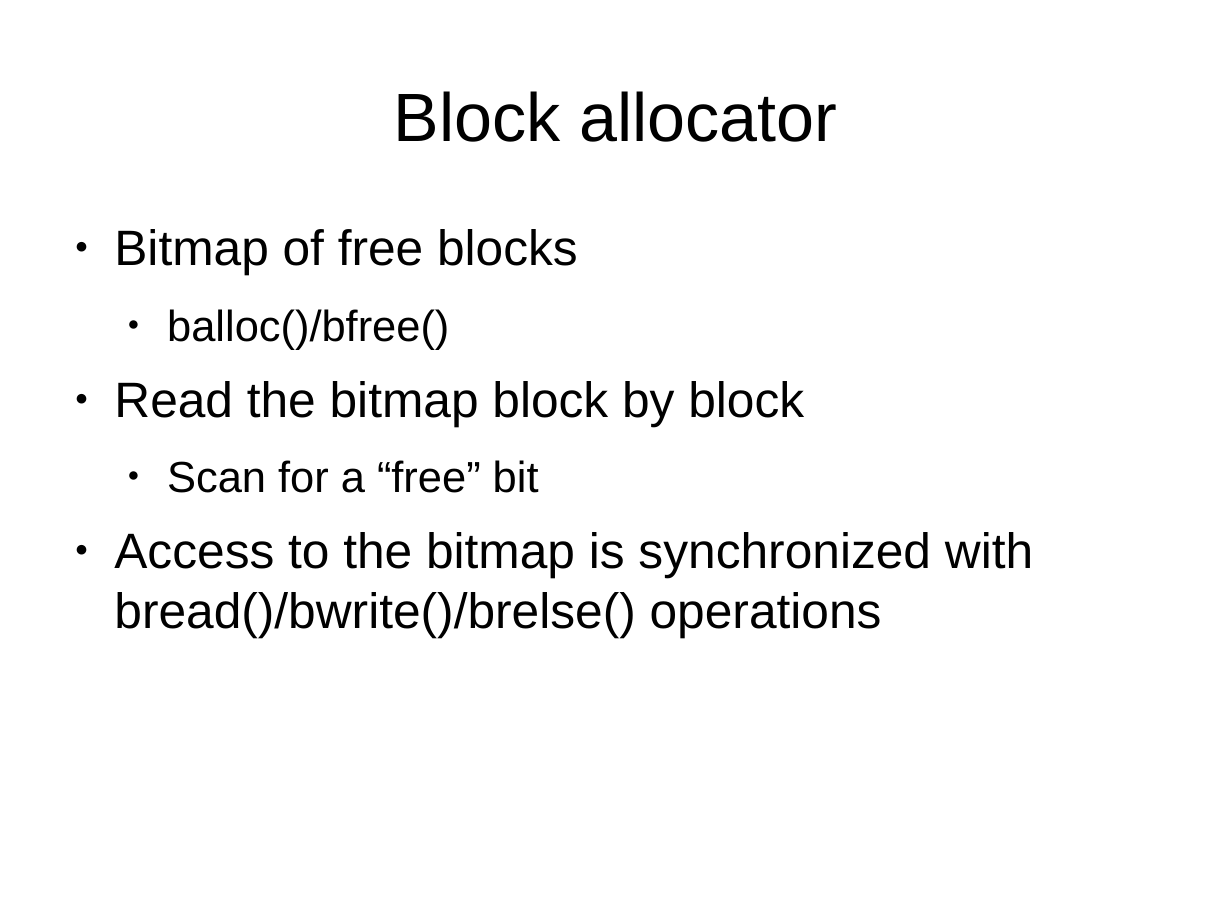
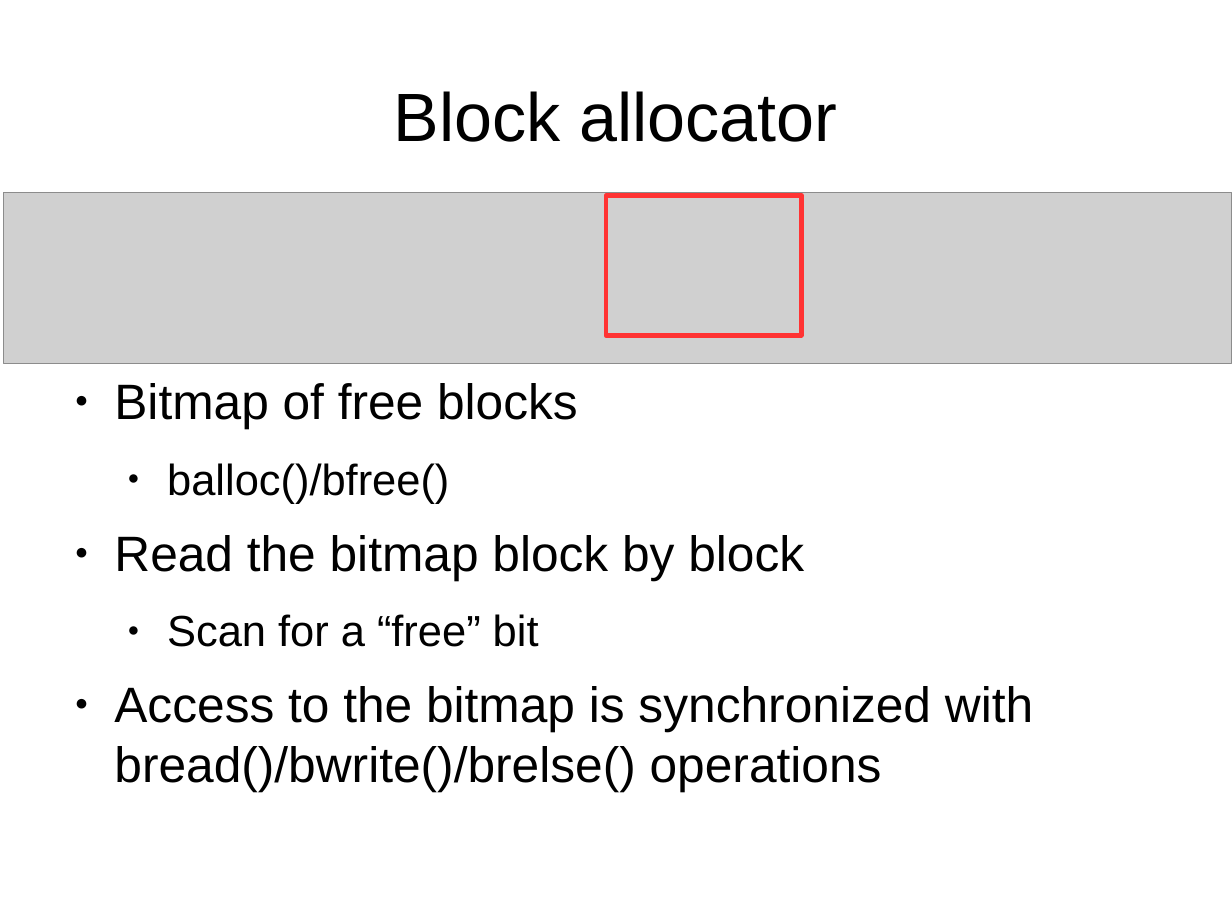
Before and after one commit to antonburtsev/cs5460, a slide deck: slide 98 of lectures/lecture16-file-system/lecture16-file-system.odp (slide 53 before the commit). Drawn at 1232x924 pixels with LibreOffice and Linux fonts; fonts in the diff are those of the drawing; grey boxes stand for pictures. Boxes give left, top, right and bottom in pixels: in the first picture for what was removed or moved away, otherwise in the second. Text is boxed around its words. In the diff, an @@ line names an element or a change of style, - is before the commit and + after.

```diff
--- a/lectures/lecture16-file-system/lecture16-file-system.odp
+++ b/lectures/lecture16-file-system/lecture16-file-system.odp
@@ picture added at <box>3,192,1232,363</box> @@
@@ rectangle added at <box>606,196,802,335</box>, outline #FF3333 3 pt @@
@@ text "Bitmap of free blocks": place and size @@
-text "Bitmap of free blocks" at <box>114,229,1033,637</box>
+text "Bitmap of free blocks" at <box>114,383,1033,791</box>
```
Also in this commit, not shown: 7 other slides changed, 34 slides added, 2 other files.
